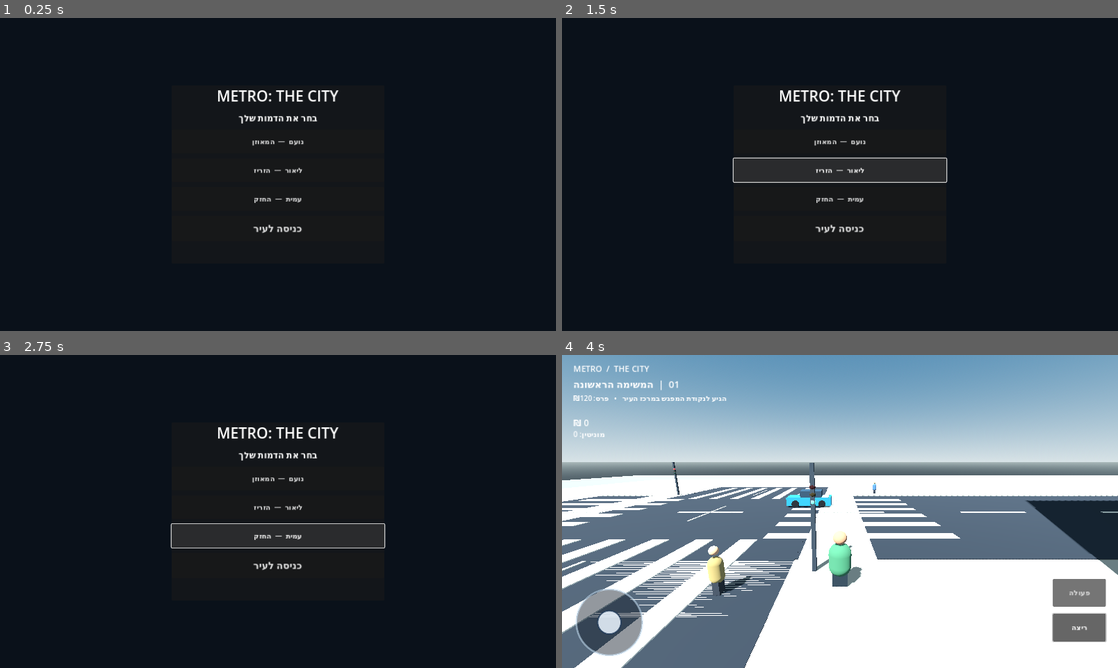
Above: before the commit, frames 1-4 (two rows, left to right).
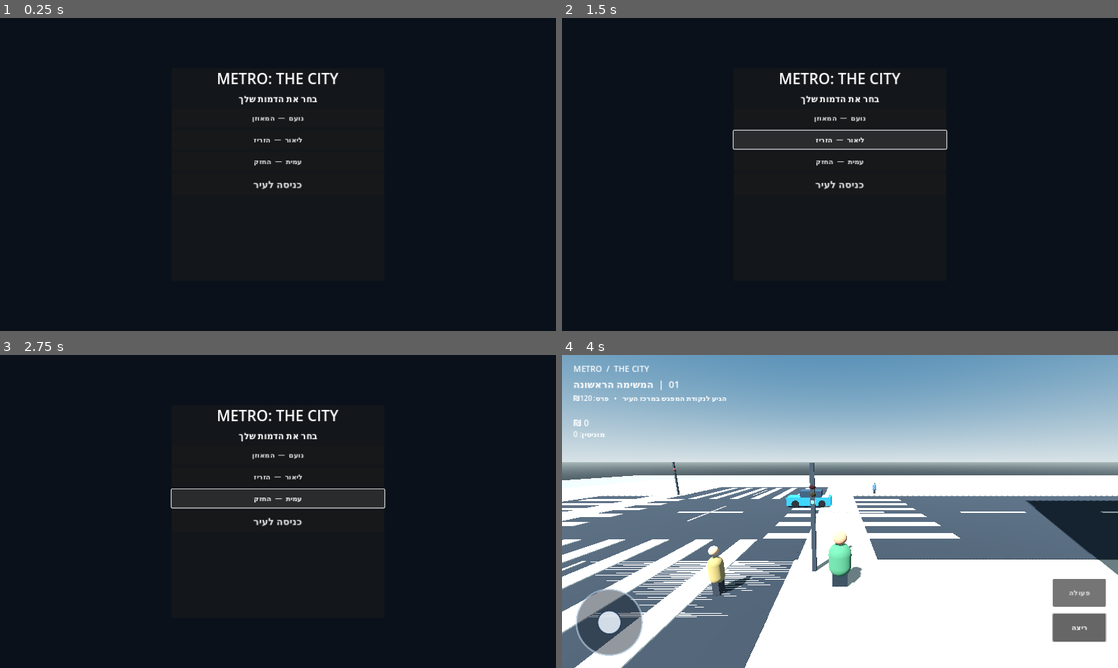
Above: after the commit, the same moments.

Repository: a332150176-dev/METRO-THE-CITY
Game: Godot game, scene res://scenes/main.tscn
The game is run twice, just before and just after one commit, with the same random seed, the same clock (stepped at 60 frames per second) and the same inputs.
Inputs:
- Up to frame 1 (0.25 s): no input
- Up to frame 2 (1.5 s): click "נועם — המאוזן" at 0.5 s; click "ליאור — הזריז" at 1.25 s
- Up to frame 3 (2.75 s): click "עמית — החזק" at 2 s
- Up to frame 4 (4 s): click "כניסה לעיר" at 2.75 s; click "ריצה" at 3.5 s

The runs differ from the first frame. In frame 1, 1.6% of the frame differs, in the area x 39-61%, y 17-69%; in frame 2, 2.4%, in the area x 30-70%, y 17-69%; in frame 3, 2.1%; in frame 4, nothing differs.

Commit message:
Add character shirt customization and jump controls

Diff:
--- a/scripts/game_hud.gd
+++ b/scripts/game_hud.gd
@@ -3,6 +3,7 @@
 
 signal character_selected(character_id: String)
 signal interaction_pressed
+signal jump_pressed
 signal sprint_toggled(enabled: bool)
 
 var joystick: TouchJoystick
@@ -24,12 +25,12 @@
 
 	var panel := PanelContainer.new()
 	panel.set_anchors_preset(Control.PRESET_CENTER)
-	panel.position = Vector2(-245.0, -205.0)
-	panel.size = Vector2(490.0, 410.0)
+	panel.position = Vector2(-245.0, -245.0)
+	panel.size = Vector2(490.0, 490.0)
 	overlay.add_child(panel)
 
 	var layout := VBoxContainer.new()
-	layout.add_theme_constant_override("separation", 12)
+	layout.add_theme_constant_override("separation", 8)
 	panel.add_child(layout)
 
 	var title := Label.new()
@@ -49,13 +50,13 @@
 		var data := CharacterCatalog.get_character(character_id)
 		var button := Button.new()
 		button.text = "%s  —  %s" % [data["name"], data["subtitle"]]
-		button.custom_minimum_size = Vector2(0.0, 54.0)
+		button.custom_minimum_size = Vector2(0.0, 42.0)
 		button.pressed.connect(func(): _select_character(character_id))
 		layout.add_child(button)
 
 	var start_button := Button.new()
 	start_button.text = "כניסה לעיר"
-	start_button.custom_minimum_size = Vector2(0.0, 58.0)
+	start_button.custom_minimum_size = Vector2(0.0, 48.0)
 	start_button.add_theme_font_size_override("font_size", 22)
 	start_button.pressed.connect(_start_selected_character)
 	layout.add_child(start_button)
--- a/scripts/game_state.gd
+++ b/scripts/game_state.gd
@@ -11,6 +11,7 @@
 var selected_character: String = "noam"
 var mission_index: int = 0
 var campaign_started: bool = false
+var custom_shirt_color: String = ""
 
 func _ready() -> void:
 	load_progress()
@@ -20,6 +21,14 @@
 	reputation += maxi(0, reputation_points)
 	money_changed.emit(money)
 	reputation_changed.emit(reputation)
+	save_progress()
+
+func set_shirt_color(color: Color) -> void:
+	custom_shirt_color = color.to_html(false)
+	save_progress()
+
+func clear_shirt_color() -> void:
+	custom_shirt_color = ""
 	save_progress()
 
 func set_character(character_id: String) -> void:
@@ -41,6 +50,7 @@
 	config.set_value("player", "money", money)
 	config.set_value("player", "reputation", reputation)
 	config.set_value("player", "character", selected_character)
+	config.set_value("player", "custom_shirt_color", custom_shirt_color)
 	config.set_value("campaign", "mission_index", mission_index)
 	config.set_value("campaign", "started", campaign_started)
 	var error := config.save(SAVE_PATH)
@@ -55,6 +65,7 @@
 	money = maxi(0, int(config.get_value("player", "money", 0)))
 	reputation = maxi(0, int(config.get_value("player", "reputation", 0)))
 	selected_character = str(config.get_value("player", "character", "noam"))
+	custom_shirt_color = str(config.get_value("player", "custom_shirt_color", ""))
 	if not ["noam", "lior", "amit"].has(selected_character):
 		selected_character = "noam"
 	mission_index = maxi(0, int(config.get_value("campaign", "mission_index", 0)))
--- a/scripts/main.gd
+++ b/scripts/main.gd
@@ -90,6 +90,7 @@
 	hud.show_gameplay()
 	player.set_joystick_source(hud.get_joystick())
 	hud.sprint_toggled.connect(player.set_sprinting)
+	hud.jump_pressed.connect(player.request_jump)
 	hud.interaction_pressed.connect(_on_interaction)
 
 	mission_manager = MISSION_SCRIPT.new()
--- a/scripts/player_controller.gd
+++ b/scripts/player_controller.gd
@@ -9,6 +9,7 @@
 
 var joystick: TouchJoystick
 var sprinting: bool = false
+var jump_requested: bool = false
 var character_id: String = "noam"
 var camera: Camera3D
 var visual_root: Node3D
@@ -27,6 +28,9 @@
 
 func set_sprinting(enabled: bool) -> void:
 	sprinting = enabled
+
+func request_jump() -> void:
+	jump_requested = true
 
 func request_interaction() -> void:
 	interaction_requested.emit()
